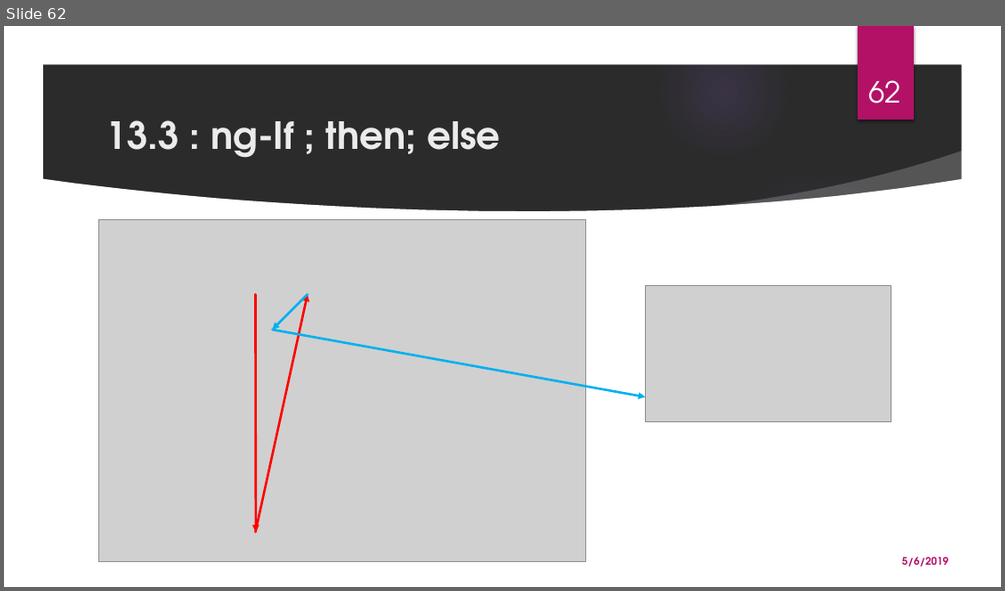
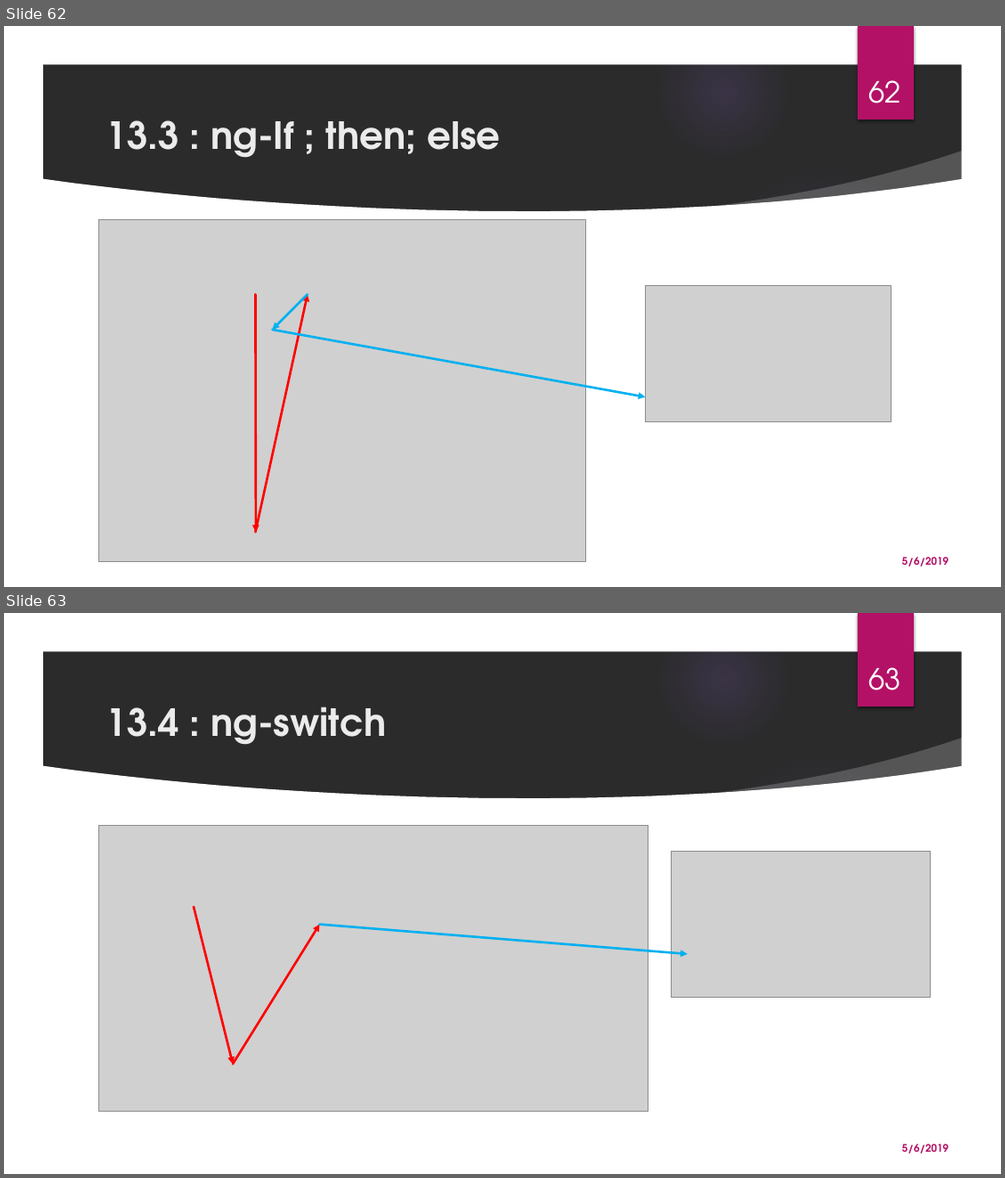
Before and after one commit to monicka2479/AngularSession, a slide deck: Angular Presentation.pptx. Shown one above the other, each under a label of ours: slide 62 before the commit, slides 62 and 63 after it. The pictures are 1005x591 and 1005x1178 pixels, drawn with LibreOffice and Linux fonts; fonts in the diff are those of the drawing; grey boxes stand for pictures; background and template pictures are left out; a plain dark background stands for a picture behind light text. Boxes give left, top, right and bottom in pixels: in the first picture for what was removed or moved away, otherwise in the second. Text is boxed around its words. In the diff, an @@ line names an element or a change of style, - is before the commit and + after.

```diff
--- a/Angular Presentation.pptx
+++ b/Angular Presentation.pptx
@@ slide 63 added at (4, 613, 1001, 1174), background picture (left out); not listed: 9 template elements that a slide beside it also shows @@
@@ page number added at (868, 667, 900, 690), 28 pt, text #FFFFFF @@
+63
@@ title added at (105, 706, 386, 745), 36 pt, text #EBEBEB, bold @@
+13.4 : ng-switch
@@ picture added at (98, 826, 647, 1111) @@
@@ picture added at (671, 851, 930, 997) @@
@@ arrow added from (194, 907) to (233, 1064), #FF0000 2.25 pt @@
@@ arrow added from (233, 1064) to (320, 925), #FF0000 2.25 pt @@
@@ arrow added from (320, 925) to (688, 954), #00B0F0 2.25 pt @@
@@ text added at (902, 1143, 948, 1153), 10 pt, text #B31166, bold @@
+5/6/2019
```
Also in this commit, not shown: 3 other slides added.
